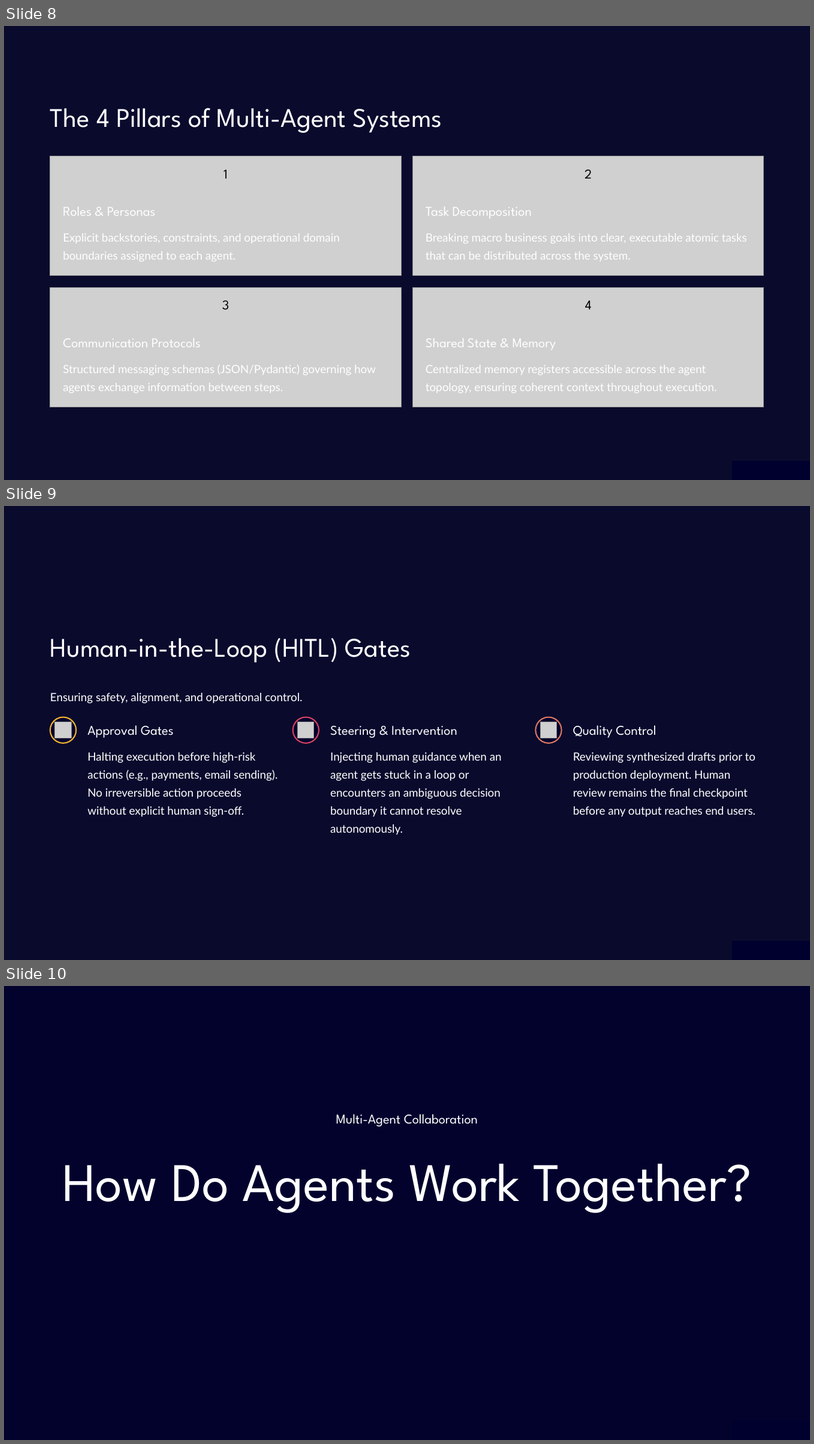
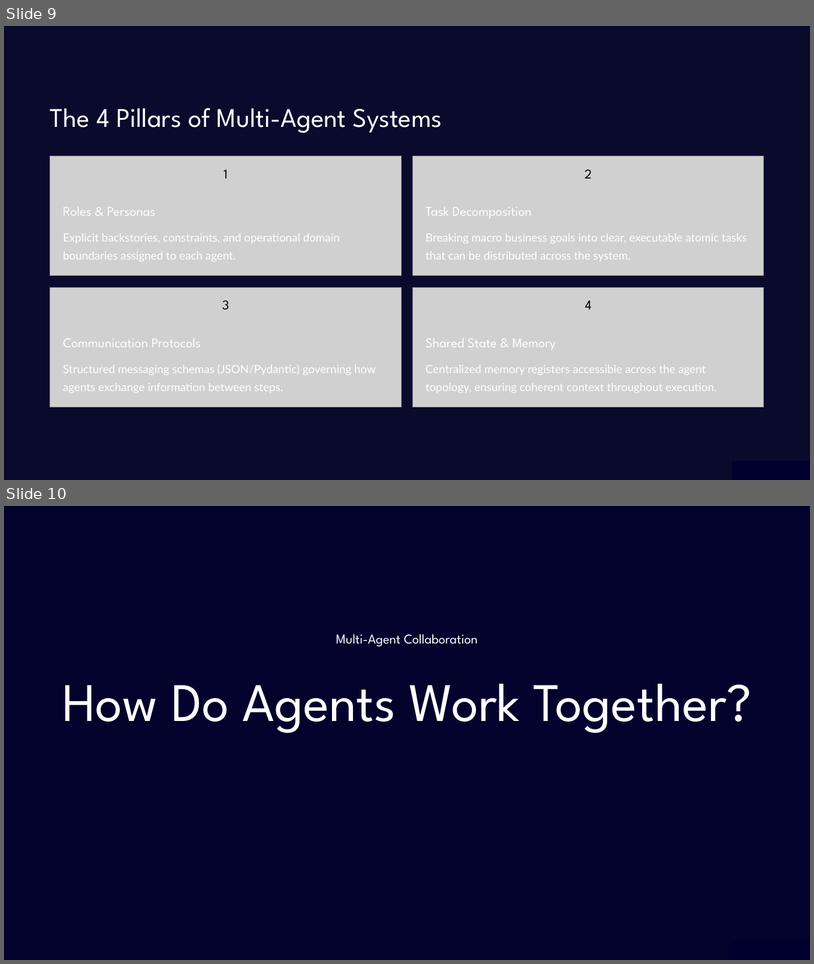
Before and after one commit to NadaNaguib/hr-screening-copilot, a slide deck: teaching/Multi-Agent-Orchestration.pptx. Shown one above the other, each under a label of ours: slides 8, 9 and 10 before the commit, slides 9 and 10 after it. The pictures are 814x1444 and 814x964 pixels, drawn with LibreOffice and Linux fonts; fonts in the diff are those of the drawing; grey boxes stand for pictures; background and template pictures are left out; a plain dark background stands for a picture behind light text. Boxes give left, top, right and bottom in pixels: in the first picture for what was removed or moved away, otherwise in the second. Text is boxed around its words. In the diff, an @@ line names an element or a change of style, - is before the commit and + after.

Commit message:
docs(all): align repository documentation and teaching pack with CVera architecture
- Update presentation slides in teaching/ to match 4-stage pipeline
- Refine LangGraph typed state snippets and clean up slide copy
- Sync documentation files with repository requirements

Closes #16

```diff
--- a/teaching/Multi-Agent-Orchestration.pptx
+++ b/teaching/Multi-Agent-Orchestration.pptx
@@ slide 9 removed at (x1=4, y1=506, x2=810, y2=960), background picture (left out); not listed: 1 template element that a slide beside it also shows @@
@@ text removed at (x1=50, y1=638, x2=411, y2=663) @@
-Human-in-the-Loop (HITL) Gates
@@ text removed at (x1=50, y1=693, x2=303, y2=703) @@
-Ensuring safety, alignment, and operational control.
@@ ellipse removed at (x1=50, y1=717, x2=76, y2=743) @@
@@ ellipse removed at (x1=293, y1=717, x2=319, y2=743) @@
@@ ellipse removed at (x1=536, y1=717, x2=562, y2=743) @@
@@ picture removed at (x1=55, y1=722, x2=71, y2=738) @@
@@ text removed at (x1=87, y1=725, x2=174, y2=738) @@
-Approval Gates
@@ picture removed at (x1=298, y1=722, x2=314, y2=738) @@
@@ text removed at (x1=330, y1=726, x2=458, y2=738) @@
-Steering & Intervention
@@ picture removed at (x1=540, y1=722, x2=557, y2=738) @@
@@ text removed at (x1=573, y1=725, x2=656, y2=738) @@
-Quality Control
@@ text removed at (x1=87, y1=752, x2=278, y2=817) @@
-Halting execution before high-risk actions (e.g., payments, email sending). No irreversible action proceeds without explicit human sign-off.
@@ text removed at (x1=330, y1=752, x2=502, y2=835) @@
-Injecting human guidance when an agent gets stuck in a loop or encounters an ambiguous decision boundary it cannot resolve autonomously.
@@ text removed at (x1=573, y1=752, x2=756, y2=817) @@
-Reviewing synthesized drafts prior to production deployment. Human review remains the final checkpoint before any output reaches end users.
@@ rectangle removed at (x1=733, y1=940, x2=810, y2=960) @@
@@ what was slide 8 is now slide 9 @@
```
Also in this commit, not shown: 1 slide changed, 4 slides added, 4 other slides removed, 1 other file.
